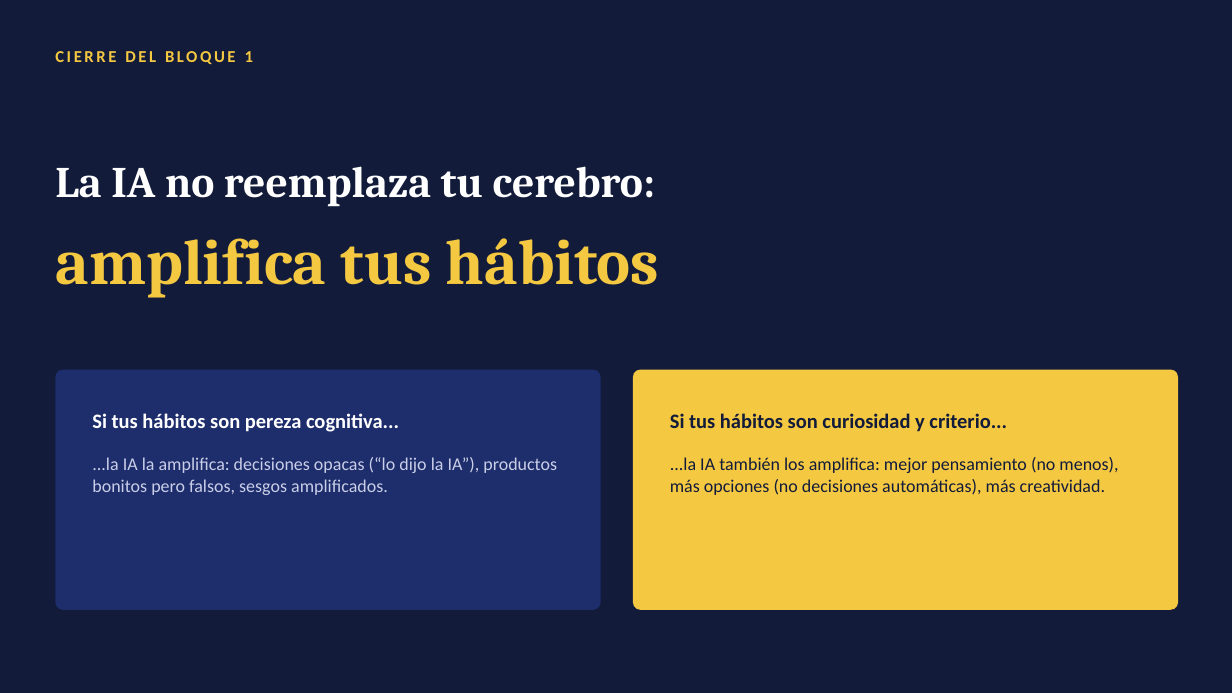
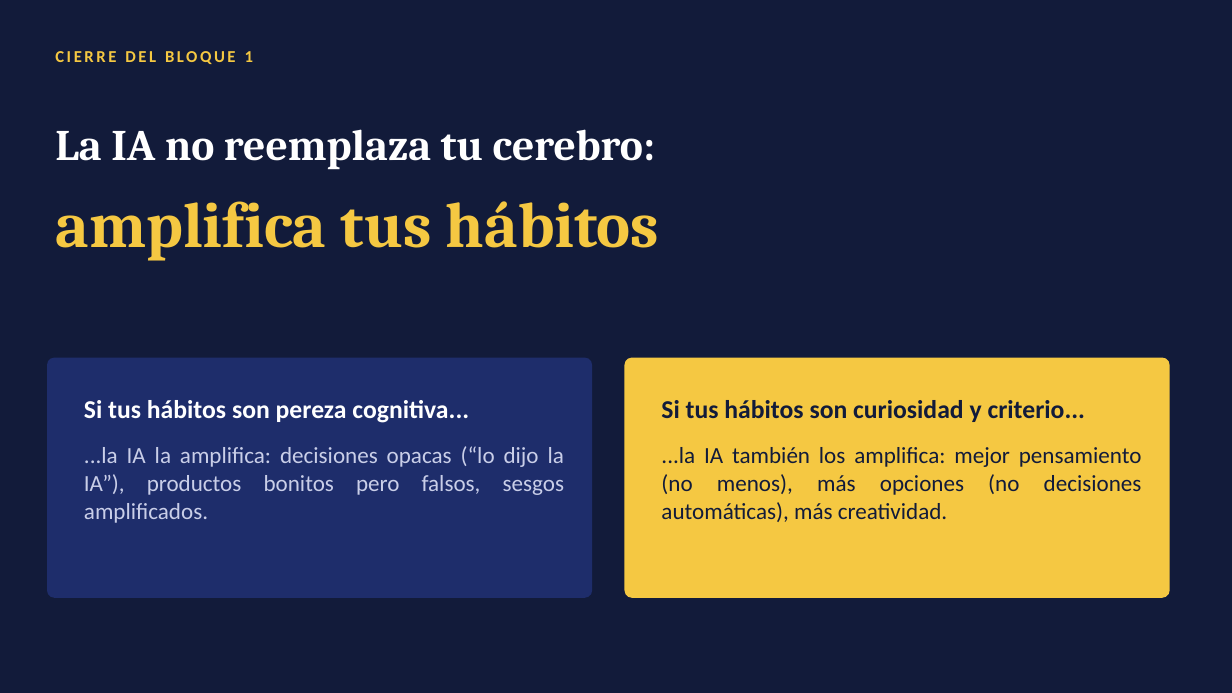
Before and after one commit to lyly2785/taller-ia-eea, a slide deck: slide 7 of Sesion0_Presentacion.pptx. Drawn at 1232x693 pixels with LibreOffice and Linux fonts; fonts in the diff are those of the drawing. Boxes give left, top, right and bottom in pixels: in the first picture for what was removed or moved away, otherwise in the second. Text is boxed around its words. In the diff, an @@ line names an element or a change of style, - is before the commit and + after.

```diff
--- a/Sesion0_Presentacion.pptx
+++ b/Sesion0_Presentacion.pptx
@@ text "La IA no reemplaza tu ..." moved from (x1=55, y1=166, x2=655, y2=207) to (x1=55, y1=129, x2=655, y2=170) @@
@@ text "amplifica tus hábitos" moved from (x1=55, y1=238, x2=659, y2=298) to (x1=55, y1=201, x2=659, y2=261) @@
@@ 4 texts, 2 rounded rectangles moved together from (x1=55, y1=370, x2=1178, y2=610) to (x1=47, y1=358, x2=1170, y2=598) @@
@@ text "Si tus hábitos son pereza ..." at (x1=84, y1=400, x2=469, y2=423): size 16 to 20 pt; alignment left to justified @@
@@ text "Si tus hábitos son curiosidad ..." at (x1=661, y1=400, x2=1086, y2=422): size 16 to 20 pt; alignment left to justified @@
@@ text "...la IA la amplifica: decisiones ..." at (x1=84, y1=446, x2=564, y2=523): size 14 to 18 pt; alignment left to justified @@
@@ text "...la IA también los amplifica: ..." at (x1=661, y1=447, x2=1142, y2=522): size 14 to 18 pt; alignment left to justified @@
```
Also in this commit, not shown: 10 other slides changed.
